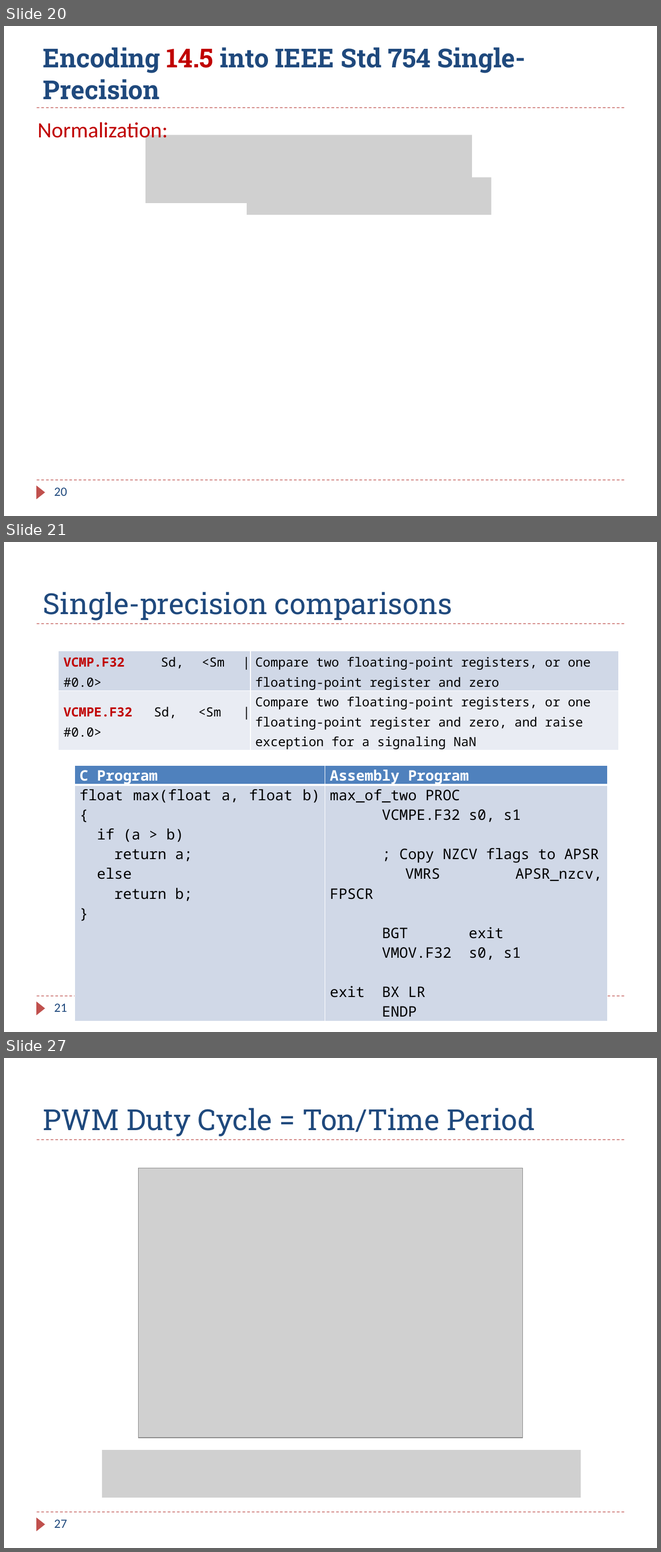
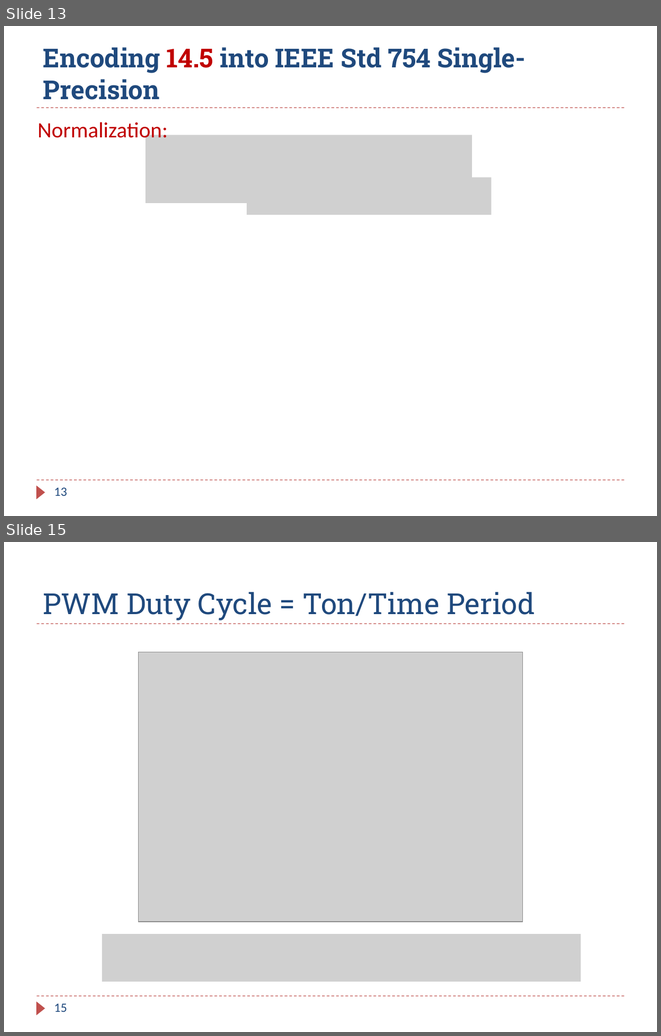
Before and after one commit to guhofstra/CSC111Fa25, a slide deck: PPTs/Ch_xx_Review.pptx. Shown one above the other, each under a label of ours: slides 20, 21 and 27 before the commit, slides 13 and 15 after it; the slides between them are not shown. The pictures are 661x1552 and 661x1036 pixels, drawn with LibreOffice and Linux fonts; fonts in the diff are those of the drawing; grey boxes stand for pictures. Boxes give left, top, right and bottom in pixels: in the first picture for what was removed or moved away, otherwise in the second. Text is boxed around its words. In the diff, an @@ line names an element or a change of style, - is before the commit and + after.

```diff
--- a/PPTs/Ch_xx_Review.pptx
+++ b/PPTs/Ch_xx_Review.pptx
@@ slide 21 removed at (x1=4, y1=542, x2=657, y2=1032), background #FFFFFF; not listed: 3 template elements that a slide beside it also shows @@
@@ title removed at (x1=43, y1=592, x2=452, y2=620) @@
-Single-precision comparisons
@@ table removed at (x1=58, y1=651, x2=618, y2=751), 2 rows, 2 columns @@
-VCMP.F32 Sd, <Sm | #0.0> | Compare two floating-point registers, or one floating-point register and zero
-VCMPE.F32 Sd, <Sm | #0.0> | Compare two floating-point registers, or one floating-point register and zero, and raise exception for a signaling NaN
@@ table removed at (x1=74, y1=765, x2=607, y2=1018), 2 rows, 2 columns @@
-C Program | Assembly Program
-float max(float a, float b){ / if (a > b) / return a; / else / return b; / } | max_of_two PROC / VCMPE.F32 s0, s1 / ; Copy NZCV flags to APSR / VMRS APSR_nzcv, FPSCR / BGT exit / VMOV.F32 s0, s1 / exit BX LR / ENDP
@@ page number removed at (x1=54, y1=1003, x2=67, y2=1012) @@
-21
@@ what was slide 20 is now slide 13 @@
@@ page number at (x1=54, y1=487, x2=67, y2=496): text changed @@
-20
+13
@@ what was slide 27 is now slide 15 @@
@@ page number at (x1=54, y1=1003, x2=67, y2=1012): text changed @@
-27
+15
```
Also in this commit, not shown: 1 slide changed, 16 other slides removed, 37 other files.
